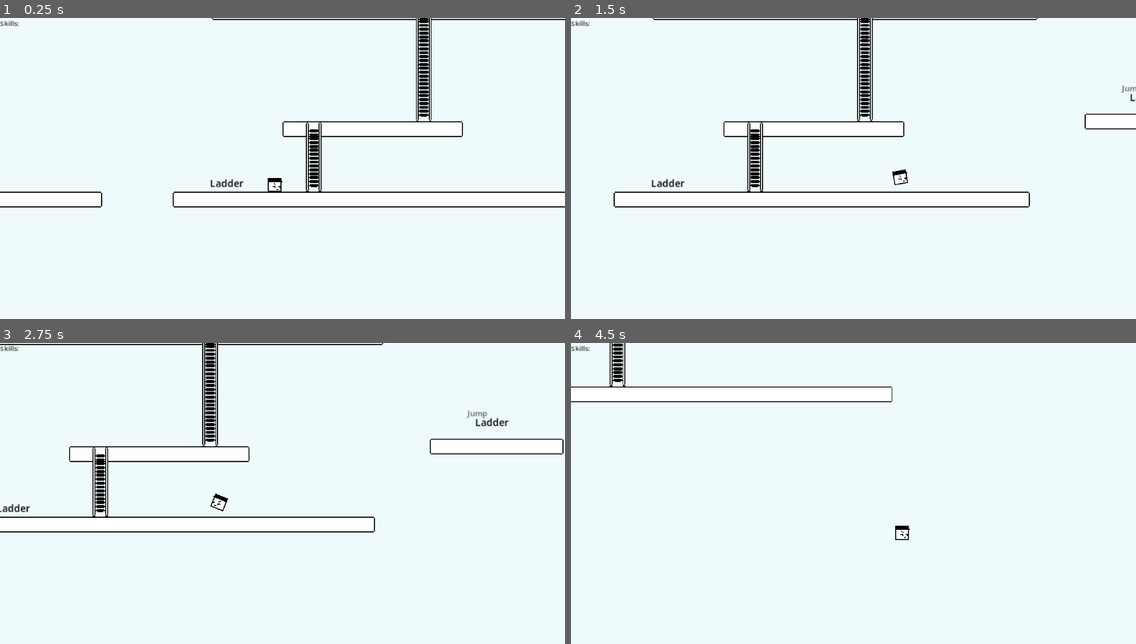
Above: before the commit, frames 1-4 (two rows, left to right).
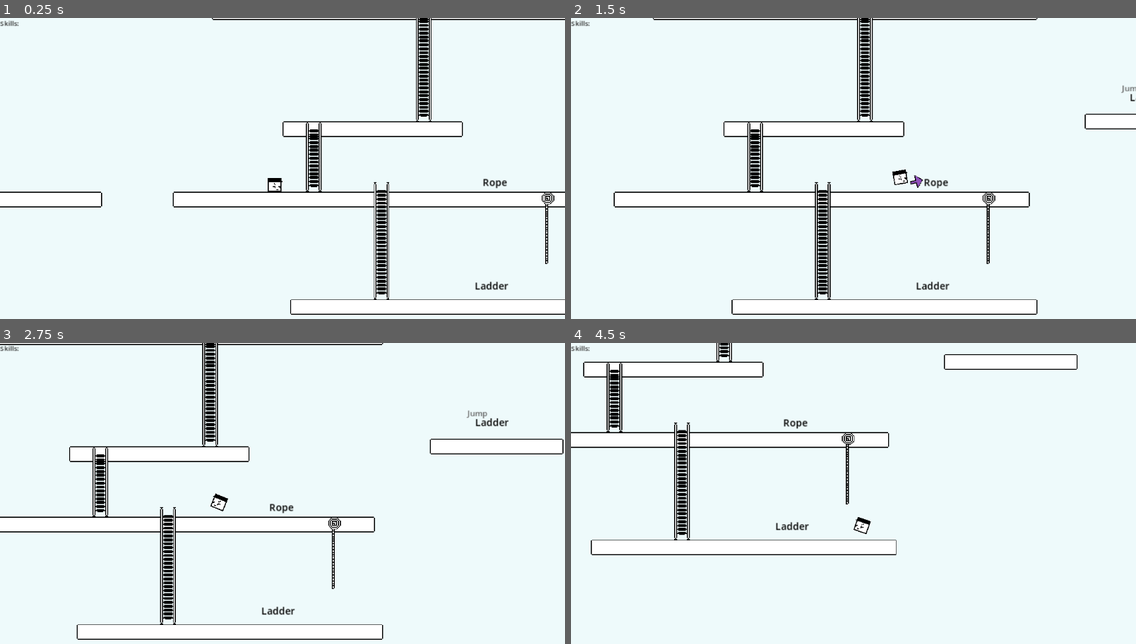
Above: after the commit, the same moments.

Repository: mariacki/and_what
Game: Godot game, scene res://scenes/game.tscn
Two runs of this game, one before a commit and one after it. Both use one fixed random seed, a clock stepped at 60 frames per second and the inputs below.
Inputs:
- Up to frame 1 (0.25 s): no input
- Up to frame 2 (1.5 s): tap Enter at 0.5 s; hold Right (ui_right) from 0.53 s (still down); tap Ctrl (action) at 0.6, 1.35 s
- Up to frame 3 (2.75 s): release Right (ui_right) at 2.03 s; hold Left (ui_left) from 2.03 s (still down); tap Ctrl (action) at 2.1 s
- Up to frame 4 (4.5 s): release Left (ui_left) at 2.78 s; hold Right (ui_right) 2.78-4.28 s; tap Ctrl (action) at 2.85, 3.6, 4.35 s; hold Left (ui_left) from 4.28 s (still down)

The runs differ from the first frame. In frame 1, 1.6% of the frame differs, in the area x 37-100%, y 53-99%; in frame 2, 1.7%; in frame 3, 1.7%; in frame 4, 4.1%, in the area x 0-90%, y 0-71%.

Commit message:
Implement ropes

Diff:
--- a/scenes/game.tscn
+++ b/scenes/game.tscn
@@ -2,11 +2,16 @@
 
 [ext_resource type="PackedScene" uid="uid://oll3sl06v0lv" path="res://src/skill_card/skill_card.tscn" id="1_lbhrr"]
 [ext_resource type="PackedScene" uid="uid://bkur5tdyvyg4u" path="res://src/platform/platform.tscn" id="1_lnu2h"]
+[ext_resource type="PackedScene" uid="uid://cqpfkx3gy0qq7" path="res://src/transport/rope.tscn" id="1_p57ef"]
 [ext_resource type="PackedScene" uid="uid://cuemnvwx21fxe" path="res://src/player/player.tscn" id="1_uwrxv"]
-[ext_resource type="PackedScene" uid="uid://b27xalgvh432k" path="res://src/ladder/ladder.tscn" id="2_yqjtg"]
+[ext_resource type="PackedScene" uid="uid://b27xalgvh432k" path="res://src/transport/ladder.tscn" id="2_yqjtg"]
 [ext_resource type="Script" uid="uid://glcpviwhb7o5" path="res://src/overlay.gd" id="5_iywne"]
 
 [node name="Game" type="Node2D" unique_id=1286791302]
+
+[node name="Rope" parent="." unique_id=1825102335 instance=ExtResource("1_p57ef")]
+position = Vector2(559, 302)
+number_of_segments = 4
 
 [node name="Platform3" parent="." unique_id=661368424 instance=ExtResource("1_lnu2h")]
 position = Vector2(184, 304)
@@ -18,9 +23,14 @@
 provides = 3
 
 [node name="SkillCard" parent="." unique_id=1509141401 instance=ExtResource("1_lbhrr")]
-position = Vector2(232, 280)
+position = Vector2(502, 385)
 requires = 0
 provides = 1
+
+[node name="SkillCard2" parent="." unique_id=504712972 instance=ExtResource("1_lbhrr")]
+position = Vector2(510, 279)
+requires = 0
+provides = 2
 
 [node name="Platform9" parent="." unique_id=655066593 instance=ExtResource("1_lnu2h")]
 position = Vector2(664, 224)
@@ -37,6 +47,10 @@
 [node name="Platform7" parent="." unique_id=1708893482 instance=ExtResource("1_lnu2h")]
 position = Vector2(-192, 232)
 number_of_segments = 10
+
+[node name="Platform8" parent="." unique_id=583603668 instance=ExtResource("1_lnu2h")]
+position = Vector2(304, 414)
+number_of_segments = 18
 
 [node name="Platform4" parent="." unique_id=205037669 instance=ExtResource("1_lnu2h")]
 position = Vector2(296, 232)
@@ -63,6 +77,10 @@
 position = Vector2(432, 112)
 number_of_segments = 6
 
+[node name="Ladder5" parent="." unique_id=376871732 instance=ExtResource("2_yqjtg")]
+position = Vector2(389, 294)
+number_of_segments = 6
+
 [node name="Ladder3" parent="." unique_id=595869846 instance=ExtResource("2_yqjtg")]
 position = Vector2(-48, 232)
 number_of_segments = 3
--- a/src/player/detection_area.gd
+++ b/src/player/detection_area.gd
@@ -7,22 +7,3 @@
 			return area
 
 	return null
-
-
-
-func get_interactives() -> Array[Node2D]:
-	var nodes: Array[Node2D]
-
-	for area in get_overlapping_areas():
-		if area is SkillCard:
-			nodes.append(area)
-
-		if area is Edge:
-			nodes.append(area)
-
-	for body in get_overlapping_bodies():
-		if body is Ladder:
-			nodes.append(body)
-
-
-	return nodes
--- a/src/ladder/ladder.tscn
+++ b/src/transport/ladder.tscn
@@ -1,12 +1,12 @@
 [gd_scene format=3 uid="uid://b27xalgvh432k"]
 
-[ext_resource type="Script" uid="uid://cugj2linkrdxn" path="res://src/ladder/ladder.gd" id="1_cjowv"]
 [ext_resource type="Texture2D" uid="uid://cjahiacjm31s3" path="res://texture/ladder_top.png" id="1_jg0ny"]
+[ext_resource type="Script" uid="uid://dih0angd71k1l" path="res://src/transport/transport.gd" id="1_x4uuy"]
 [ext_resource type="Texture2D" uid="uid://67dtifkif41o" path="res://texture/ladder_middle.png" id="2_cjowv"]
 [ext_resource type="Script" uid="uid://c6qffbqoh7euy" path="res://src/components/repeatable/repeatable.gd" id="2_dfxoj"]
 [ext_resource type="Texture2D" uid="uid://bw6jmr0w5wixa" path="res://texture/ladder_bottom.png" id="3_dfxoj"]
 [ext_resource type="Script" uid="uid://ddv6ed70sikt8" path="res://src/components/repeatable/repeatable_segment.gd" id="4_kn724"]
-[ext_resource type="Script" uid="uid://dexx0ujdln3rf" path="res://src/ladder/TransportPoint.gd" id="7_jvy3v"]
+[ext_resource type="Script" uid="uid://dexx0ujdln3rf" path="res://src/transport/transport_point.gd" id="7_jvy3v"]
 
 [sub_resource type="RectangleShape2D" id="RectangleShape2D_0p6nn"]
 
@@ -14,7 +14,7 @@
 
 [node name="Ladder" type="Node2D" unique_id=1825102335]
 z_index = 100
-script = ExtResource("1_cjowv")
+script = ExtResource("1_x4uuy")
 
 [node name="Repeatable" type="Node2D" parent="." unique_id=58516107]
 unique_name_in_owner = true
@@ -24,7 +24,7 @@
 [node name="Bottom" type="Sprite2D" parent="Repeatable" unique_id=1435871046]
 unique_name_in_owner = true
 texture_filter = 1
-position = Vector2(0, 24)
+position = Vector2(0, 40)
 texture = ExtResource("3_dfxoj")
 region_enabled = true
 region_rect = Rect2(0, 0, 16, 16)
@@ -36,10 +36,10 @@
 unique_name_in_owner = true
 texture_filter = 1
 texture_repeat = 2
-position = Vector2(0, 8)
+position = Vector2(0, 16)
 texture = ExtResource("2_cjowv")
 region_enabled = true
-region_rect = Rect2(0, 0, 16, 16)
+region_rect = Rect2(0, 0, 16, 32)
 script = ExtResource("4_kn724")
 type = 1
 metadata/_custom_type_script = "uid://ddv6ed70sikt8"
@@ -63,7 +63,7 @@
 shape = SubResource("RectangleShape2D_0p6nn")
 
 [node name="BottomTrigger" type="Area2D" parent="." unique_id=1515336050 node_paths=PackedStringArray("destination_point")]
-position = Vector2(0, 32)
+position = Vector2(0, 48)
 script = ExtResource("7_jvy3v")
 destination_point = NodePath("../TopTrigger")
 required_skill = 1
--- /dev/null
+++ b/src/transport/rope.tscn
@@ -0,0 +1,74 @@
+[gd_scene format=3 uid="uid://cqpfkx3gy0qq7"]
+
+[ext_resource type="Script" uid="uid://dih0angd71k1l" path="res://src/transport/transport.gd" id="1_cwnx6"]
+[ext_resource type="Script" uid="uid://c6qffbqoh7euy" path="res://src/components/repeatable/repeatable.gd" id="2_h0drs"]
+[ext_resource type="Texture2D" uid="uid://dbtdhmw1wq77l" path="res://texture/rope_bottom.png" id="3_cwnx6"]
+[ext_resource type="Script" uid="uid://ddv6ed70sikt8" path="res://src/components/repeatable/repeatable_segment.gd" id="4_6s5la"]
+[ext_resource type="Texture2D" uid="uid://cyyidqdqe7dik" path="res://texture/rope_middle.png" id="5_h0drs"]
+[ext_resource type="Texture2D" uid="uid://cldl6p3ljbr66" path="res://texture/rope_top.png" id="6_ifecr"]
+[ext_resource type="Script" uid="uid://dexx0ujdln3rf" path="res://src/transport/transport_point.gd" id="7_7adjr"]
+
+[sub_resource type="RectangleShape2D" id="RectangleShape2D_0p6nn"]
+
+[sub_resource type="RectangleShape2D" id="RectangleShape2D_751gj"]
+
+[node name="Rope" type="Node2D" unique_id=1825102335]
+z_index = 100
+script = ExtResource("1_cwnx6")
+
+[node name="Repeatable" type="Node2D" parent="." unique_id=58516107]
+unique_name_in_owner = true
+script = ExtResource("2_h0drs")
+metadata/_custom_type_script = "uid://c6qffbqoh7euy"
+
+[node name="Bottom" type="Sprite2D" parent="Repeatable" unique_id=1435871046]
+unique_name_in_owner = true
+texture_filter = 1
+position = Vector2(0, 24)
+texture = ExtResource("3_cwnx6")
+region_enabled = true
+region_rect = Rect2(0, 0, 16, 16)
+script = ExtResource("4_6s5la")
+type = 2
+metadata/_custom_type_script = "uid://ddv6ed70sikt8"
+
+[node name="Middle" type="Sprite2D" parent="Repeatable" unique_id=1625435491]
+unique_name_in_owner = true
+texture_filter = 1
+texture_repeat = 2
+position = Vector2(0, 8)
+texture = ExtResource("5_h0drs")
+region_enabled = true
+region_rect = Rect2(0, 0, 16, 16)
+script = ExtResource("4_6s5la")
+type = 1
+metadata/_custom_type_script = "uid://ddv6ed70sikt8"
+
+[node name="Top" type="Sprite2D" parent="Repeatable" unique_id=897920524]
+unique_name_in_owner = true
+texture_filter = 1
+texture = ExtResource("6_ifecr")
+script = ExtResource("4_6s5la")
+metadata/_custom_type_script = "uid://ddv6ed70sikt8"
+
+[node name="TopTrigger" type="Area2D" parent="." unique_id=1721290718 node_paths=PackedStringArray("destination_point")]
+position = Vector2(0, -8)
+script = ExtResource("7_7adjr")
+destination_point = NodePath("../BottomTrigger")
+required_skill = 2
+
+[node name="TopShape" type="CollisionShape2D" parent="TopTrigger" unique_id=408443890]
+unique_name_in_owner = true
+scale = Vector2(1.5, 1.5)
+shape = SubResource("RectangleShape2D_0p6nn")
+
+[node name="BottomTrigger" type="Area2D" parent="." unique_id=1515336050 node_paths=PackedStringArray("destination_point")]
+position = Vector2(0, 32)
+script = ExtResource("7_7adjr")
+destination_point = NodePath("../TopTrigger")
+required_skill = 2
+
+[node name="BottomShape" type="CollisionShape2D" parent="BottomTrigger" unique_id=1183101453]
+unique_name_in_owner = true
+scale = Vector2(1.5, 1.5)
+shape = SubResource("RectangleShape2D_751gj")
--- a/src/ladder/ladder.gd
+++ b/src/transport/transport.gd
@@ -1,20 +1,9 @@
 @tool
-class_name Ladder extends Node2D
+class_name Transport extends Node2D
 
-enum LadderDirection {
-	UP,
-	DOWN,
-}
-
-@onready var top_trigger: Area2D = $TopTrigger
-@onready var bottom_trigger: Area2D = $BottomTrigger
-
+@onready var top_trigger: TransportPoint = $TopTrigger
+@onready var bottom_trigger: TransportPoint = $BottomTrigger
 @onready var repeatable: Repeatable = $Repeatable
-
-@export var dir: LadderDirection = LadderDirection.UP:
-	set(value):
-		dir = value
-		_update()
 
 @export var number_of_segments: int = 1:
 	set(value):
Not shown, removed: src/ladder/ladder.gd.uid
Not shown, added: src/transport/transport.gd.uid
Renamed: src/ladder/TransportPoint.gd -> src/transport/transport_point.gd
Renamed: src/ladder/TransportPoint.gd.uid -> src/transport/transport_point.gd.uid
Binary file added: texture/rope_bottom.png
Not shown, added: texture/rope_bottom.png.import
Binary file added: texture/rope_middle.png
Not shown, added: texture/rope_middle.png.import
Binary file added: texture/rope_top.png
Not shown, added: texture/rope_top.png.import
Not shown, changed: todo.md
